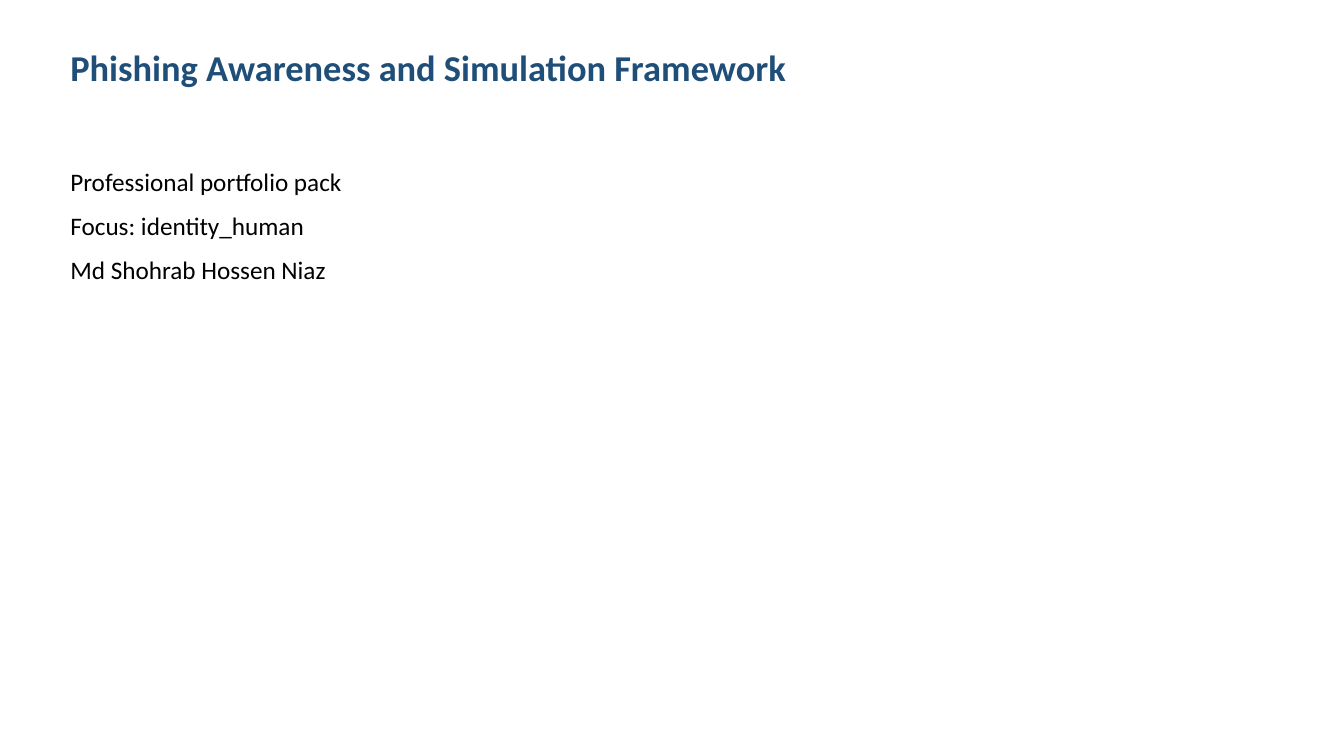
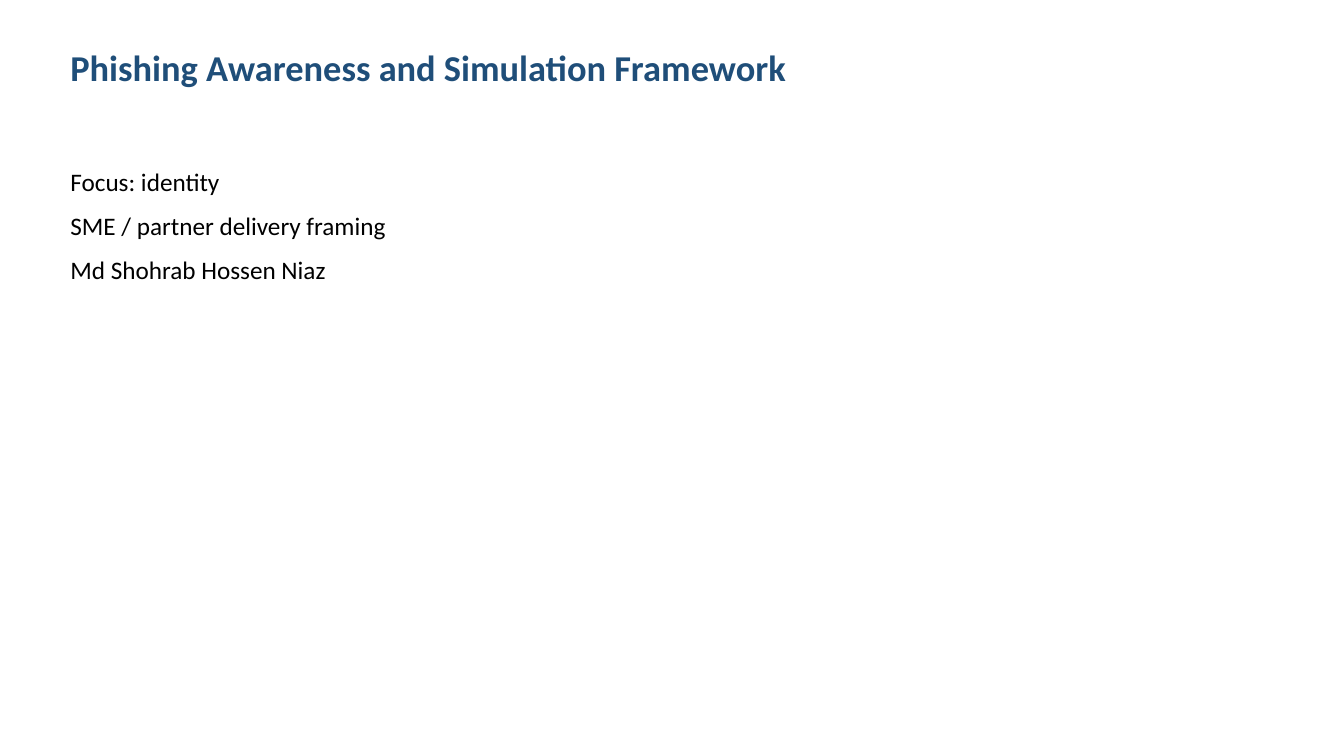
Before and after one commit to shohrabniaz/phishing-awareness-and-simulation-framework, a slide deck: slide 1 of Final_Submission/02_Presentation.pptx. Drawn at 1344x756 pixels with LibreOffice and Linux fonts; fonts in the diff are those of the drawing. Boxes give left, top, right and bottom in pixels: in the first picture for what was removed or moved away, otherwise in the second. Text is boxed around its words. In the diff, an @@ line names an element or a change of style, - is before the commit and + after.

Commit message:
Polish portfolio pack for professional showcase readiness.

```diff
--- a/Final_Submission/02_Presentation.pptx
+++ b/Final_Submission/02_Presentation.pptx
@@ text at (x1=70, y1=173, x2=385, y2=240): text changed @@
-Professional portfolio pack
-Focus: identity_human
+Focus: identity
+SME / partner delivery framing
```
Also in this commit, not shown: 3 other slides changed, 12 other files.
